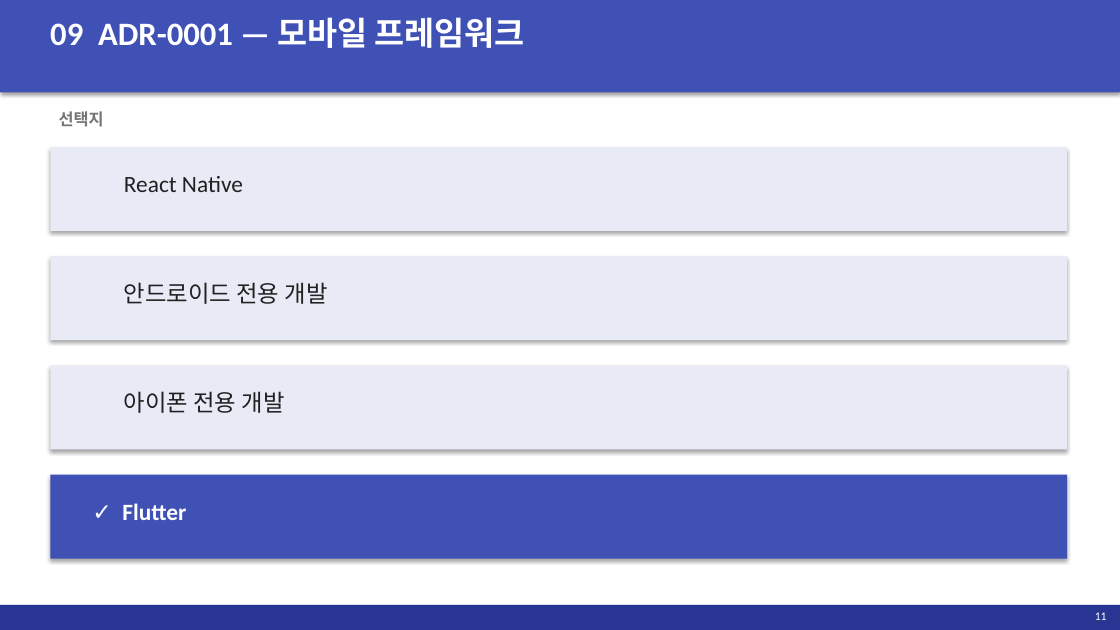
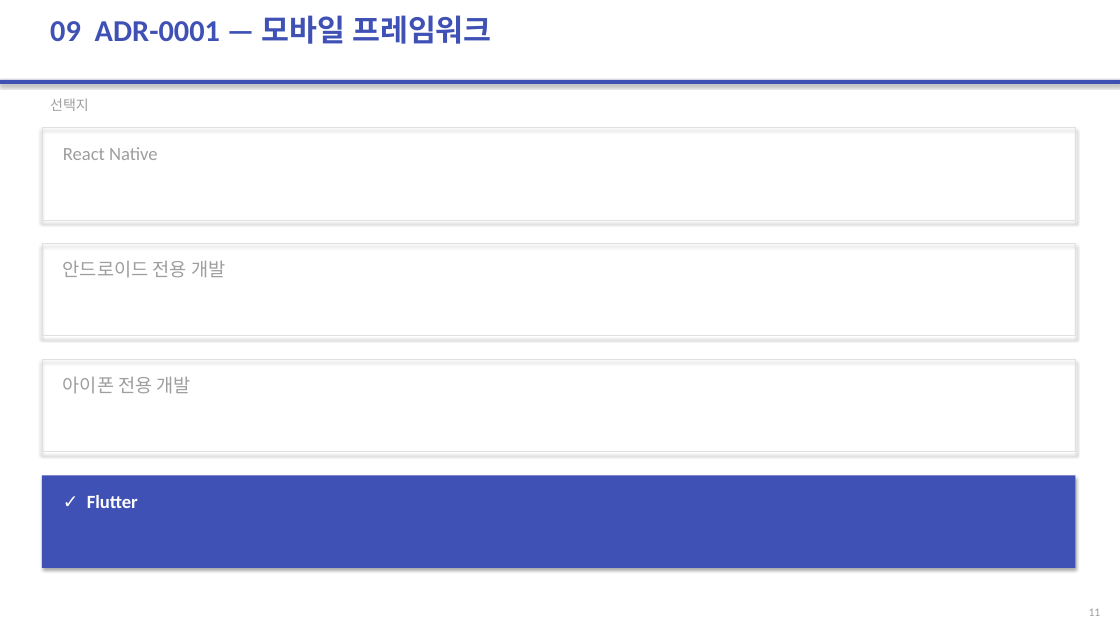
Before and after one commit to 2022136020/project_c, a slide deck: slide 11 of portfolio-tracker/presentation/portfolio-tracker.pptx. Drawn at 1120x630 pixels with LibreOffice and Linux fonts; fonts in the diff are those of the drawing. Boxes give left, top, right and bottom in pixels: in the first picture for what was removed or moved away, otherwise in the second. Text is boxed around its words. In the diff, an @@ line names an element or a change of style, - is before the commit and + after.

```diff
--- a/portfolio-tracker/presentation/portfolio-tracker.pptx
+++ b/portfolio-tracker/presentation/portfolio-tracker.pptx
@@ text "09 ADR-0001 — 모바일 프레임워크" at (50,15,492,44): size 28 to 26 pt, text colour #FFFFFF to #3F51B5 @@
@@ rectangle: place and size @@
-rectangle at (0,0,1120,92)
+rectangle at (0,80,1120,84)
@@ text "선택지": place and size @@
-text "선택지" at (59,111,104,127)
+text "선택지" at (50,98,89,111)
@@ text "선택지" at (50,98,89,111): size 14 to 12 pt, text colour #757575 to #9E9E9E, bold off @@
@@ fill #E8EAF6 to none; outline none to #E0E0E0 0.8 pt in 3 elements at (42,360,1075,452), (42,244,1075,336), (42,128,1075,220) @@
@@ rectangle: place and size @@
-rectangle at (50,147,1067,231)
+rectangle at (42,128,1075,220)
@@ size 20 to 16 pt, text colour #212121 to #9E9E9E in 3 elements at (63,376,191,394), (63,260,225,278), (63,147,158,160) @@
@@ text "React Native": place and size @@
-text "React Native" at (124,176,243,192)
+text "React Native" at (63,147,158,160)
@@ rectangle: place and size @@
-rectangle at (50,256,1067,340)
+rectangle at (42,244,1075,336)
@@ text "안드로이드 전용 개발": place and size @@
-text "안드로이드 전용 개발" at (124,282,328,304)
+text "안드로이드 전용 개발" at (63,260,225,278)
@@ rectangle: place and size @@
-rectangle at (50,365,1067,450)
+rectangle at (42,360,1075,452)
@@ text "아이폰 전용 개발": place and size @@
-text "아이폰 전용 개발" at (124,391,285,413)
+text "아이폰 전용 개발" at (63,376,191,394)
@@ rectangle: place and size @@
-rectangle at (50,475,1067,559)
+rectangle at (42,476,1075,568)
@@ text "✓ Flutter": place and size @@
-text "✓ Flutter" at (122,503,186,520)
+text "✓ Flutter" at (87,495,138,508)
@@ text "✓ Flutter" at (87,495,138,508): size 20 to 16 pt @@
@@ rectangle removed at (0,605,1120,630) @@
@@ text "11" at (1089,608,1101,616): text colour #FFFFFF to #9E9E9E @@
```
Also in this commit, not shown: 13 other slides changed.
